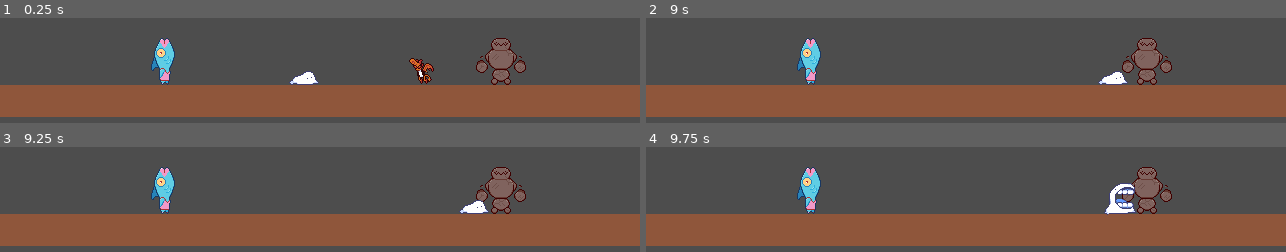
Above: before the commit, frames 1-4 (two rows, left to right).
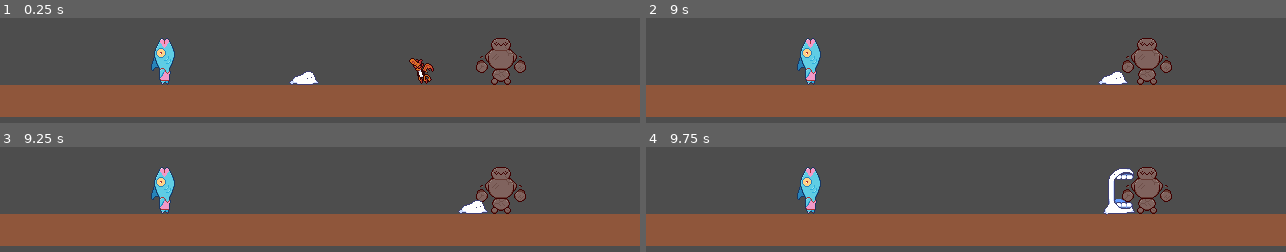
Above: after the commit, the same moments.

Repository: GriffinRio/JamlyticsJam2
Game: Godot game, scene res://Scenes/main.tscn
Same seed, same stepped clock (60 frames per second), same inputs: the game is played once before the commit and once after it.
Inputs:
- Up to frame 1 (0.25 s): no input
- Up to frame 2 (9 s): tap Enter at 0.5 s; hold D (move_right) 0.53-2.03 s; tap Up (Jump) at 0.6, 0.77, 1.07, 1.35, 1.52, 1.82, 2.1, 2.85, 3.02, 3.32, 3.6, 3.77, 4.07, 4.35, 4.52, 4.82, 5.1, 5.85, 6.02, 6.32, 6.6, 6.77, 7.07, 7.35, 7.52, 7.82, 8.1, 8.85 s; hold A (move_left) 2.03-2.78 s; hold D (move_right) 2.78-4.28 s; hold A (move_left) 4.28-5.03 s; hold D (move_right) 5.03-5.78 s; hold A (move_left) 5.78-7.28 s; hold D (move_right) from 7.28 s (still down)
- Up to frame 3 (9.25 s): keep holding D (move_right); tap Up (Jump) at 9.02 s
- Up to frame 4 (9.75 s): tap Up (Jump) at 9.32, 9.6 s; release D (move_right) at 9.53 s; hold A (move_left) from 9.53 s (still down)

Frames 1-2 are identical in both runs. In frame 3, 0.1% of the frame differs, in the area x 71-77%, y 50-64%; in frame 4, 1.0%, in the area x 71-77%, y 20-65%.

Commit message:
Updated player to do correct chomp

Diff:
--- a/jamlyticsJam2/Scenes/player.tscn
+++ b/jamlyticsJam2/Scenes/player.tscn
@@ -117,7 +117,7 @@
 "texture": SubResource("AtlasTexture_tx1dd")
 }],
 "loop": false,
-"name": &"big_chomp",
+"name": &"Big_Chomp",
 "speed": 5.0
 }, {
 "frames": [{
@@ -146,7 +146,7 @@
 "texture": SubResource("AtlasTexture_igrcy")
 }],
 "loop": false,
-"name": &"chomp",
+"name": &"Chomp",
 "speed": 5.0
 }, {
 "frames": [{
@@ -154,7 +154,7 @@
 "texture": SubResource("AtlasTexture_fs7ks")
 }],
 "loop": true,
-"name": &"idle",
+"name": &"Idle",
 "speed": 3.5
 }, {
 "frames": [{
@@ -168,7 +168,7 @@
 "texture": SubResource("AtlasTexture_wpjfl")
 }],
 "loop": true,
-"name": &"walk",
+"name": &"Walk",
 "speed": 3.5
 }]
 
@@ -186,18 +186,18 @@
 shape = SubResource("CapsuleShape2D_6t5aa")
 
 [node name="Pivot" type="Node2D" parent="." unique_id=348292701]
+position = Vector2(0, -6)
+metadata/_edit_group_ = true
 
 [node name="AnimatedSprite2D" type="AnimatedSprite2D" parent="Pivot" unique_id=1102710186]
-position = Vector2(0, -32)
+position = Vector2(0, -26)
 rotation = -0.0011858706
 sprite_frames = SubResource("SpriteFrames_x3wgy")
-animation = &"chomp"
-frame = 7
-frame_progress = 1.0
+animation = &"Big_Chomp"
 flip_h = true
 
 [node name="Mouth" type="Area2D" parent="Pivot" unique_id=596518184]
-position = Vector2(5, -6)
+position = Vector2(5, -1)
 collision_layer = 0
 collision_mask = 2
 metadata/_edit_group_ = true
--- a/jamlyticsJam2/Scripts/player.gd
+++ b/jamlyticsJam2/Scripts/player.gd
@@ -2,35 +2,31 @@
 
 const SPEED = 70.0
 const JUMP_VELOCITY = -400.0
+
+var type = ""
+var eating = false
 var stomach = {
 	"Fire": 0,
 	"Water": 0,
 	"Earth": 0,
 }
+
 func _ready() -> void:
-	$Pivot/AnimatedSprite2D.animation = "idle"
+	$Pivot/AnimatedSprite2D.animation = "Idle"
 	$Pivot/AnimatedSprite2D.play()
 
 func _physics_process(delta: float) -> void:
 	# Add the gravity.
 	if not is_on_floor():
 		velocity += get_gravity() * delta
-
-	# Handle jump.
-	#if Input.is_action_just_pressed("Jump") and is_on_floor():
-		#velocity.y = JUMP_VELOCITY
-
 	# Get the input direction and handle the movement/deceleration.
-	# As good practice, you should replace UI actions with custom gameplay actions.
-	if(!$Pivot/AnimatedSprite2D.animation == "chomp"):
-		print($Pivot/AnimatedSprite2D.animation)
+	if(!eating):
 		var direction = Input.get_axis("move_left", "move_right")
 		if direction:
-			$Pivot/AnimatedSprite2D.animation = "walk"
+			$Pivot/AnimatedSprite2D.animation = type + "Walk"
 			velocity.x = direction * SPEED
-
 		else:
-			$Pivot/AnimatedSprite2D.animation = "idle"
+			$Pivot/AnimatedSprite2D.animation = type + "Idle"
 			velocity.x = move_toward(velocity.x, 0, SPEED)
 		if(direction < 0):
 			$Pivot.scale.x = -1
@@ -41,9 +37,14 @@
 
 func _on_mouth_body_entered(body: Node2D) -> void:
 	if(body.is_in_group("Elementals")):
-		$Pivot/AnimatedSprite2D.animation = "chomp"
+		eating = true
+		if(body.element == "Fire"):
+			$Pivot/AnimatedSprite2D.animation = type + "Chomp"
+		else:
+			$Pivot/AnimatedSprite2D.animation = type + "Big_Chomp"
 		await $Pivot/AnimatedSprite2D.animation_finished
-		$Pivot/AnimatedSprite2D.animation = "idle"
+		$Pivot/AnimatedSprite2D.animation = type + "Idle"
 		$Pivot/AnimatedSprite2D.play()
+		eating = false
 		stomach[body.element] += 1
 		body.queue_free()
